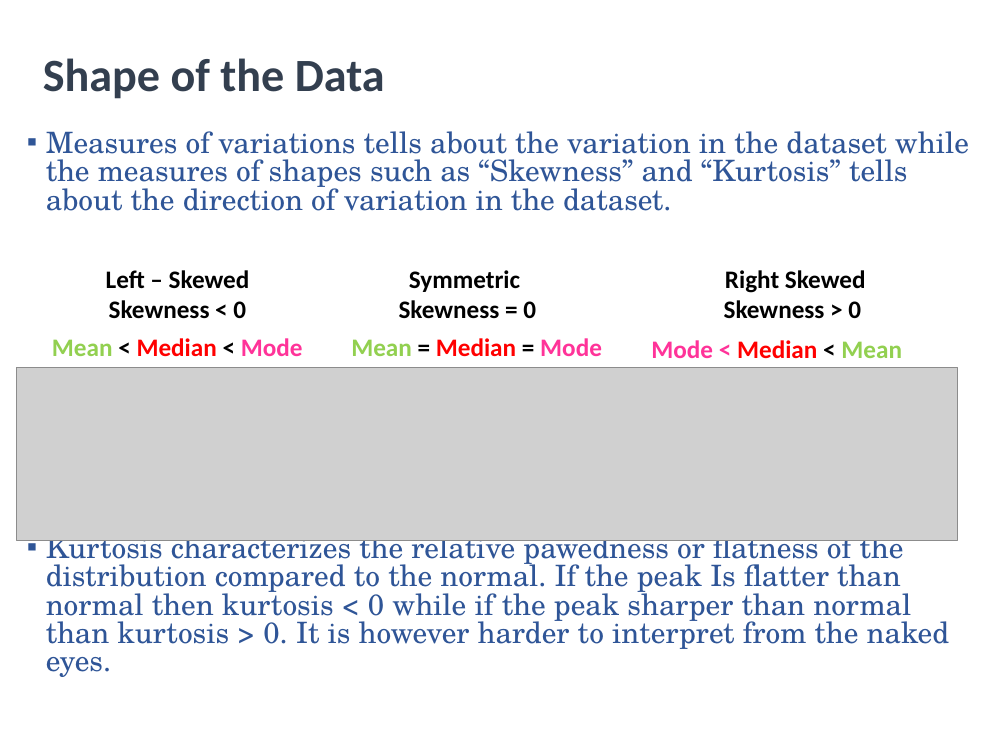
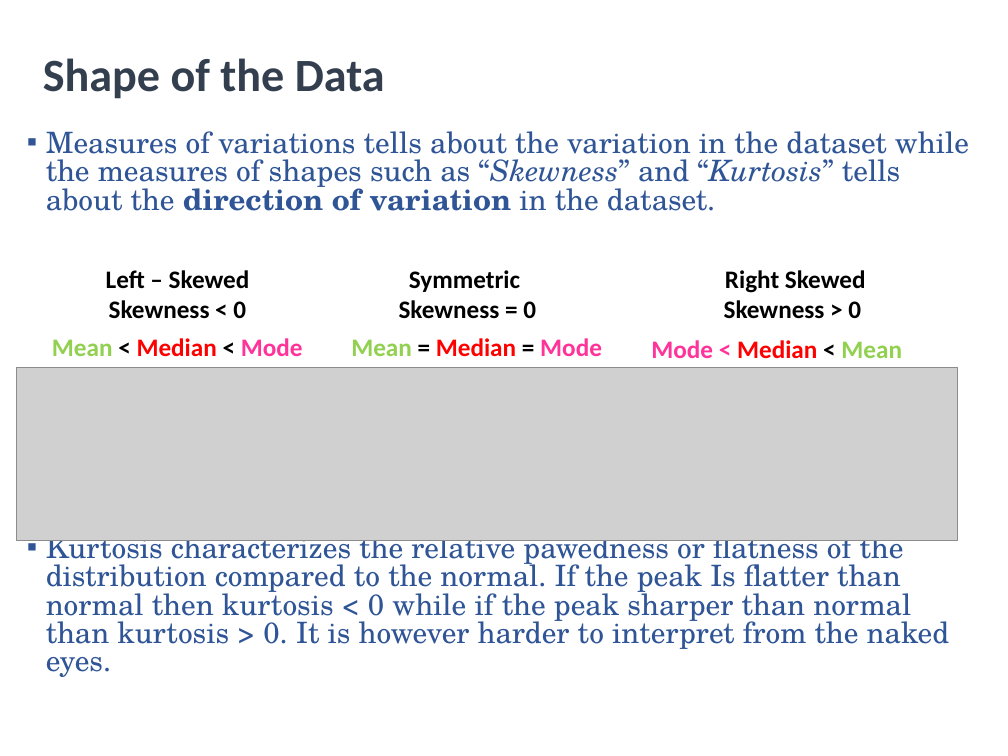
Before and after one commit to utkarshiiitm/Bootcamp-2, a slide deck: slide 18 of Boot Camp 2.pptx. Drawn at 1008x756 pixels with LibreOffice and Linux fonts; fonts in the diff are those of the drawing; grey boxes stand for pictures. Boxes give left, top, right and bottom in pixels: in the first picture for what was removed or moved away, otherwise in the second. Text is boxed around its words. In the diff, an @@ line names an element or a change of style, - is before the commit and + after.

```diff
--- a/Boot Camp 2.pptx
+++ b/Boot Camp 2.pptx
@@ text at (x1=46, y1=131, x2=969, y2=211): bold on in "direction of variation"; italic on in "“Skewness” “Kurtosis”" @@
```
Also in this commit, not shown: 17 other slides changed, 2 slides added.
